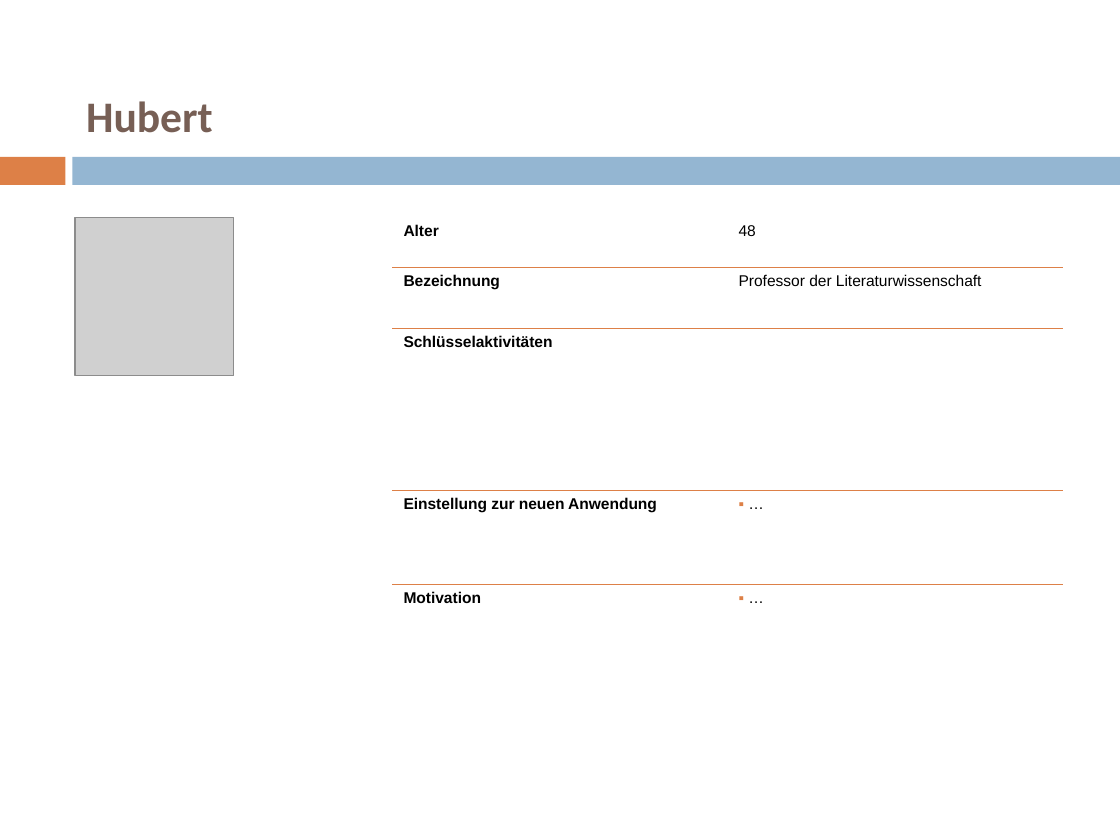
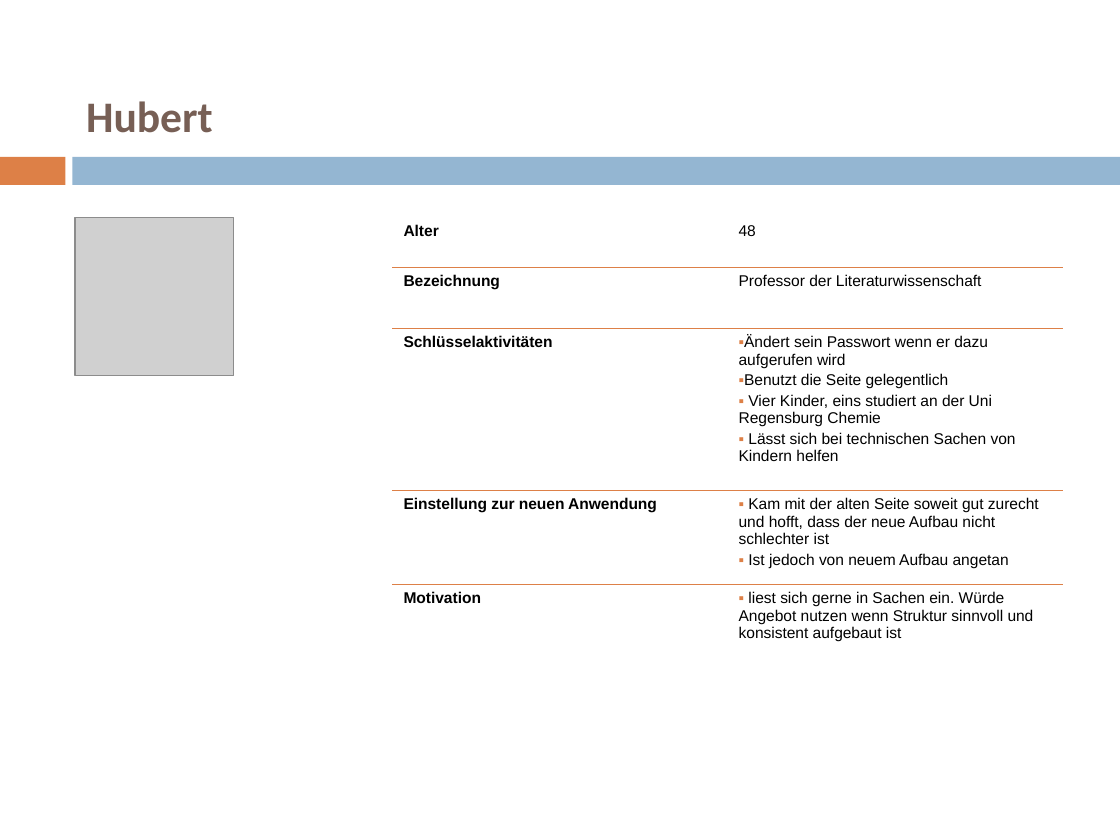
Before and after one commit to pinkdroyd/redesign-ur-rz, a slide deck: slide 12 of Personas und Szenarien/Personas_Redsign_RZ.pptx. Drawn at 1120x840 pixels with LibreOffice and Linux fonts; fonts in the diff are those of the drawing; grey boxes stand for pictures. Boxes give left, top, right and bottom in pixels: in the first picture for what was removed or moved away, otherwise in the second. Text is boxed around its words. In the diff, an @@ line names an element or a change of style, - is before the commit and + after.

```diff
--- a/Personas und Szenarien/Personas_Redsign_RZ.pptx
+++ b/Personas und Szenarien/Personas_Redsign_RZ.pptx
@@ table at <box>392,217,1062,713</box> @@
-row 3, column 2: 
+row 3, column 2: Ändert sein Passwort wenn er dazu aufgerufen wird / Benutzt die Seite gelegentlich / Vier Kinder, eins studiert an der Uni Regensburg Chemie / Lässt sich bei technischen Sachen von Kindern helfen
-row 4, column 2: …
+row 4, column 2: Kam mit der alten Seite soweit gut zurecht und hofft, dass der neue Aufbau nicht schlechter ist / Ist jedoch von neuem Aufbau angetan
-row 5, column 2: …
+row 5, column 2: liest sich gerne in Sachen ein. Würde Angebot nutzen wenn Struktur sinnvoll und konsistent aufgebaut ist
```
Also in this commit, not shown: 5 other slides changed, 1 other file.
